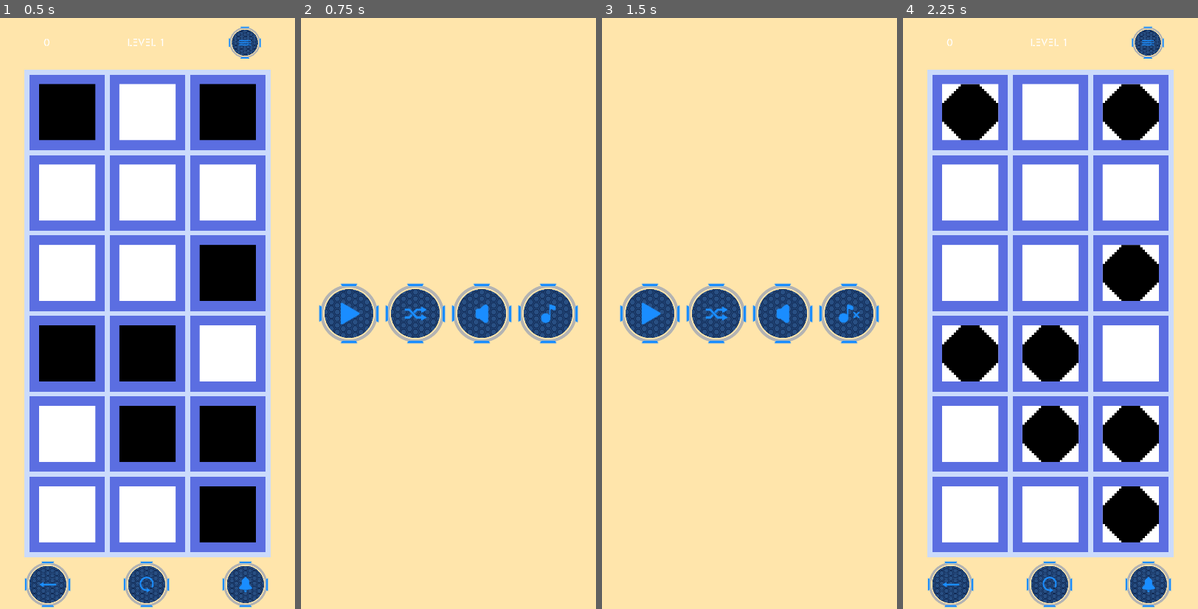
Above: before the commit, frames 1-4 (left to right).
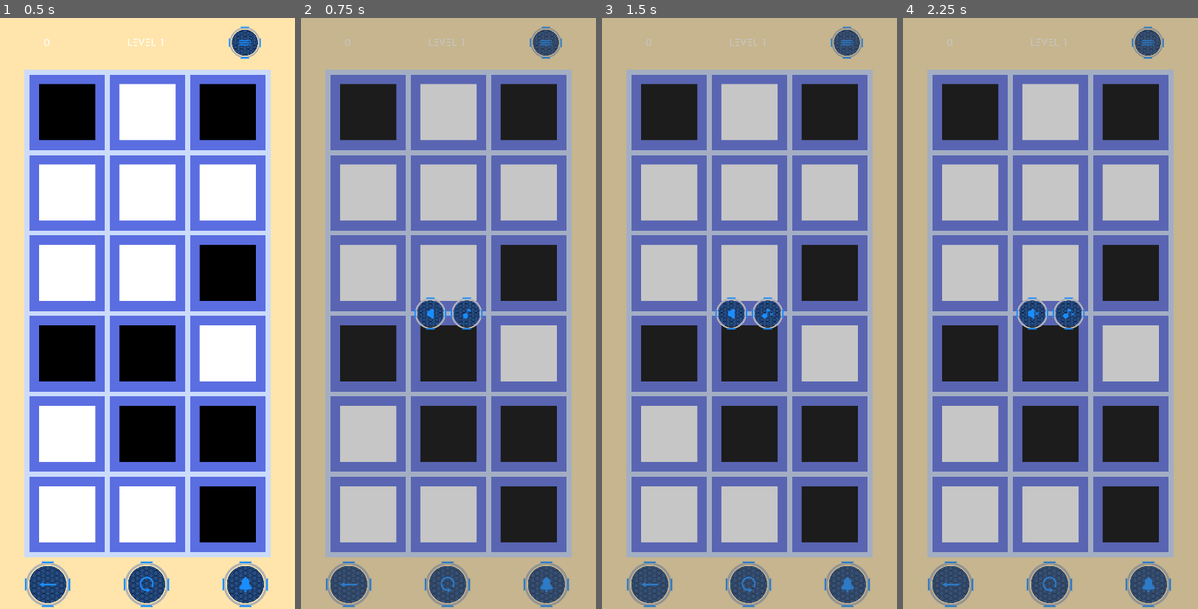
Above: after the commit, the same moments.

Repository: sisipun/SleepyCity
Game: Godot game, scene res://Game/Level/Generated/GeneratedLevel.tscn
Same seed, same stepped clock (60 frames per second), same inputs: the game is played once before the commit and once after it.
Inputs (mouse positions are in pixels of both pictures, inside the frame that each line leads up to; where the layout moved, square brackets give the same spot in the first picture):
- Up to frame 1 (0.5 s): no input
- Up to frame 2 (0.75 s): click (545, 41) at 0.5 s
- Up to frame 3 (1.5 s): click (767, 313) [849, 313] at 1.25 s
- Up to frame 4 (2.25 s): click (1032, 313) at 2.02 s

Frame 1 is identical in both runs. In frame 2, 99% of the frame differs, in the area x 0-100%, y 0-100%; in frame 3, 99%; in frame 4, 98%.

Commit message:
Menu popup

Diff:
--- a/Game/Level/Interface/Interface.gd
+++ b/Game/Level/Interface/Interface.gd
@@ -4,6 +4,7 @@
 signal step_back
 signal reset
 signal tip
+signal menu
 signal step(step_count)
 
 
@@ -31,7 +32,7 @@
 
 
 func _on_menu_pressed() -> void:
-	get_tree().change_scene(menu_path)
+	emit_signal("menu")
 
 
 func _on_init(level_number) -> void:
--- a/Game/Level/Interface/LevelCompletePopup.tscn
+++ b/Game/Level/Interface/LevelCompletePopup.tscn
@@ -8,7 +8,6 @@
 [ext_resource path="res://Assets/Level/next_button_active.png" type="Texture" id=6]
 
 [node name="LevelCompletePopup" type="Popup"]
-visible = true
 anchor_right = 1.0
 anchor_bottom = 1.0
 popup_exclusive = true
@@ -101,6 +100,6 @@
 texture_normal = ExtResource( 5 )
 texture_pressed = ExtResource( 6 )
 expand = true
-stretch_mode = 4
+stretch_mode = 5
 [connection signal="pressed" from="Menu/Buttons/MenuButton" to="." method="_on_menu_pressed"]
 [connection signal="pressed" from="Menu/Buttons/NextButton" to="." method="_on_next_pressed"]
--- /dev/null
+++ b/Game/Level/Interface/MenuPopup.gd
@@ -0,0 +1,10 @@
+extends Popup
+
+
+func _on_menu() -> void:
+	popup_centered()
+
+
+func _on_background_input(event: InputEvent) -> void:
+	if event is InputEventScreenTouch and event.is_pressed():
+		hide()
--- /dev/null
+++ b/Game/Level/Interface/MenuPopup.tscn
@@ -0,0 +1,83 @@
+[gd_scene load_steps=13 format=2]
+
+[ext_resource path="res://Assets/Menu/sound_off_button.png" type="Texture" id=1]
+[ext_resource path="res://Game/Menu/Common/SwitchButton.tscn" type="PackedScene" id=2]
+[ext_resource path="res://Game/Menu/MainMenu/MusicButton.gd" type="Script" id=3]
+[ext_resource path="res://Game/Menu/MainMenu/SoundButton.gd" type="Script" id=4]
+[ext_resource path="res://Assets/Menu/music_on_button_active.png" type="Texture" id=5]
+[ext_resource path="res://Assets/Menu/music_off_button.png" type="Texture" id=6]
+[ext_resource path="res://Assets/Menu/sound_off_button_active.png" type="Texture" id=7]
+[ext_resource path="res://Assets/Menu/music_off_button_active.png" type="Texture" id=8]
+[ext_resource path="res://Assets/Menu/music_on_button.png" type="Texture" id=9]
+[ext_resource path="res://Assets/Menu/sound_on_button.png" type="Texture" id=10]
+[ext_resource path="res://Assets/Menu/sound_on_button_active.png" type="Texture" id=11]
+[ext_resource path="res://Game/Level/Interface/MenuPopup.gd" type="Script" id=12]
+
+[node name="MenuPopup" type="Popup"]
+anchor_right = 1.0
+anchor_bottom = 1.0
+script = ExtResource( 12 )
+
+[node name="Background" type="ColorRect" parent="."]
+anchor_right = 1.0
+anchor_bottom = 1.0
+color = Color( 0.333333, 0.333333, 0.333333, 0.333333 )
+__meta__ = {
+"_edit_use_anchors_": false
+}
+
+[node name="Menu" type="VBoxContainer" parent="."]
+anchor_left = 0.5
+anchor_top = 0.5
+anchor_right = 0.5
+anchor_bottom = 0.5
+margin_left = -72.0
+margin_top = -35.0
+margin_right = 72.0
+margin_bottom = 35.0
+alignment = 1
+__meta__ = {
+"_edit_use_anchors_": false
+}
+
+[node name="Buttons" type="HBoxContainer" parent="Menu"]
+margin_right = 144.0
+margin_bottom = 70.0
+
+[node name="SoundButton" parent="Menu/Buttons" instance=ExtResource( 2 )]
+anchor_right = 0.0
+anchor_bottom = 0.0
+margin_right = 70.0
+margin_bottom = 70.0
+rect_min_size = Vector2( 70, 70 )
+size_flags_horizontal = 3
+size_flags_vertical = 3
+texture_normal = ExtResource( 10 )
+expand = true
+stretch_mode = 5
+script = ExtResource( 4 )
+on_normal = ExtResource( 10 )
+on_pressed = ExtResource( 11 )
+off_normal = ExtResource( 1 )
+off_pressed = ExtResource( 7 )
+
+[node name="MusicButton" parent="Menu/Buttons" instance=ExtResource( 2 )]
+anchor_right = 0.0
+anchor_bottom = 0.0
+margin_left = 74.0
+margin_right = 144.0
+margin_bottom = 70.0
+rect_min_size = Vector2( 70, 70 )
+size_flags_horizontal = 3
+size_flags_vertical = 3
+texture_normal = ExtResource( 9 )
+expand = true
+stretch_mode = 5
+script = ExtResource( 3 )
+on_normal = ExtResource( 9 )
+on_pressed = ExtResource( 5 )
+off_normal = ExtResource( 6 )
+off_pressed = ExtResource( 8 )
+[connection signal="gui_input" from="Background" to="." method="_on_background_input"]
+[connection signal="pressed" from="Menu/Buttons/SoundButton" to="Menu/Buttons/SoundButton" method="_on_pressed"]
+[connection signal="pressed" from="Menu/Buttons/MusicButton" to="Menu/Buttons/MusicButton" method="_on_pressed"]
--- a/Game/Level/Level.tscn
+++ b/Game/Level/Level.tscn
@@ -1,8 +1,10 @@
-[gd_scene load_steps=5 format=2]
+[gd_scene load_steps=7 format=2]
 
 [ext_resource path="res://Game/Level/LevelArea.tscn" type="PackedScene" id=1]
 [ext_resource path="res://Game/Level/Interface/Interface.tscn" type="PackedScene" id=2]
 [ext_resource path="res://Assets/Level/background.png" type="Texture" id=3]
+[ext_resource path="res://Game/Level/Interface/MenuPopup.tscn" type="PackedScene" id=4]
+[ext_resource path="res://Game/Level/Interface/MenuPopup.gd" type="Script" id=5]
 [ext_resource path="res://Game/Level/Interface/LevelCompletePopup.tscn" type="PackedScene" id=6]
 
 [node name="Level" type="Node"]
@@ -32,8 +34,11 @@
 anchor_bottom = 0.999601
 
 [node name="LevelCompletePopup" parent="InterfaceLayer" instance=ExtResource( 6 )]
-visible = false
+
+[node name="MenuPopup" parent="InterfaceLayer" instance=ExtResource( 4 )]
+script = ExtResource( 5 )
 [connection signal="step" from="LevelArea" to="InterfaceLayer/Interface" method="_on_step"]
+[connection signal="menu" from="InterfaceLayer/Interface" to="InterfaceLayer/MenuPopup" method="_on_menu"]
 [connection signal="reset" from="InterfaceLayer/Interface" to="LevelArea" method="_on_reset"]
 [connection signal="step_back" from="InterfaceLayer/Interface" to="LevelArea" method="_on_step_back"]
 [connection signal="tip" from="InterfaceLayer/Interface" to="LevelArea" method="_on_tip"]
--- a/Game/Menu/Common/LinkTextureButton.tscn
+++ b/Game/Menu/Common/LinkTextureButton.tscn
@@ -9,5 +9,4 @@
 __meta__ = {
 "_edit_use_anchors_": false
 }
-
 [connection signal="pressed" from="." to="." method="_on_pressed"]
Not shown: 1 places in Game/Level/Interface/Interface.tscn that only renumber resources
